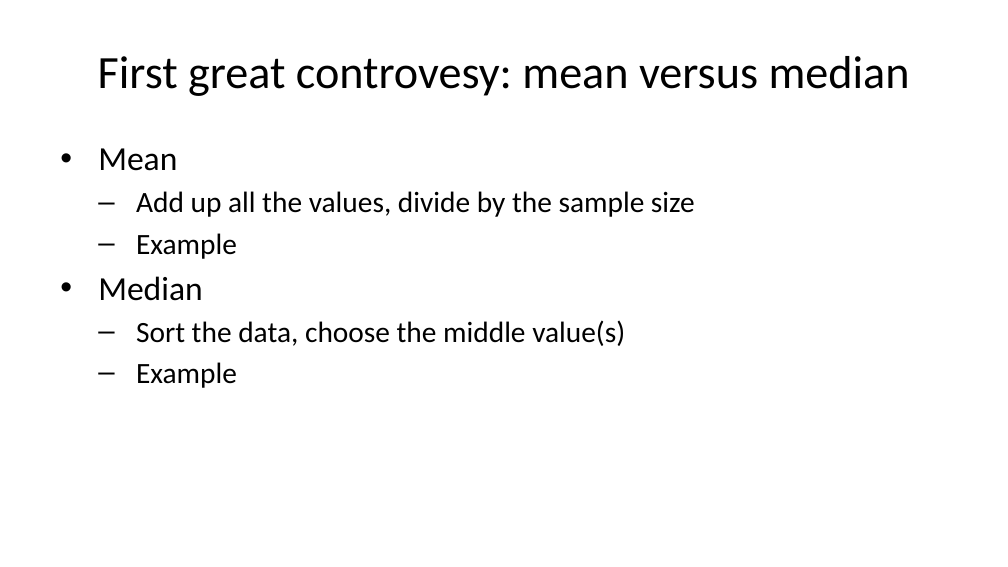
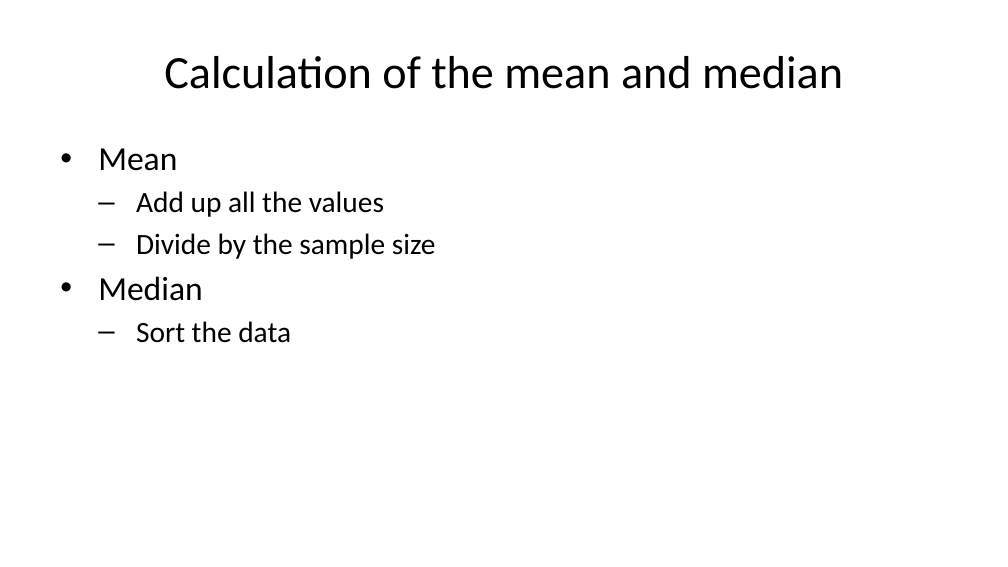
Before and after one commit to pmean/talks, a slide deck: slide 24 of clinical-statistics/day-one.pptx (slide 19 before the commit). Drawn at 1008x567 pixels with LibreOffice and Linux fonts; fonts in the diff are those of the drawing. Boxes give left, top, right and bottom in pixels: in the first picture for what was removed or moved away, otherwise in the second. Text is boxed around its words. In the diff, an @@ line names an element or a change of style, - is before the commit and + after.

```diff
--- a/clinical-statistics/day-one.pptx
+++ b/clinical-statistics/day-one.pptx
@@ title at bbox=[164, 56, 843, 89]: text changed @@
-First great controvesy: mean versus median
+Calculation of the mean and median
@@ text at bbox=[136, 191, 436, 259]: text changed @@
-  – Add up all the values, divide by the sample size
-  – Example
+  – Add up all the values
+  – Divide by the sample size
@@ text at bbox=[136, 321, 291, 343]: text changed @@
-  – Sort the data, choose the middle value(s)
-  – Example
+  – Sort the data
```
Also in this commit, not shown: 5 other slides changed, 4 slides added, 6 other files.
